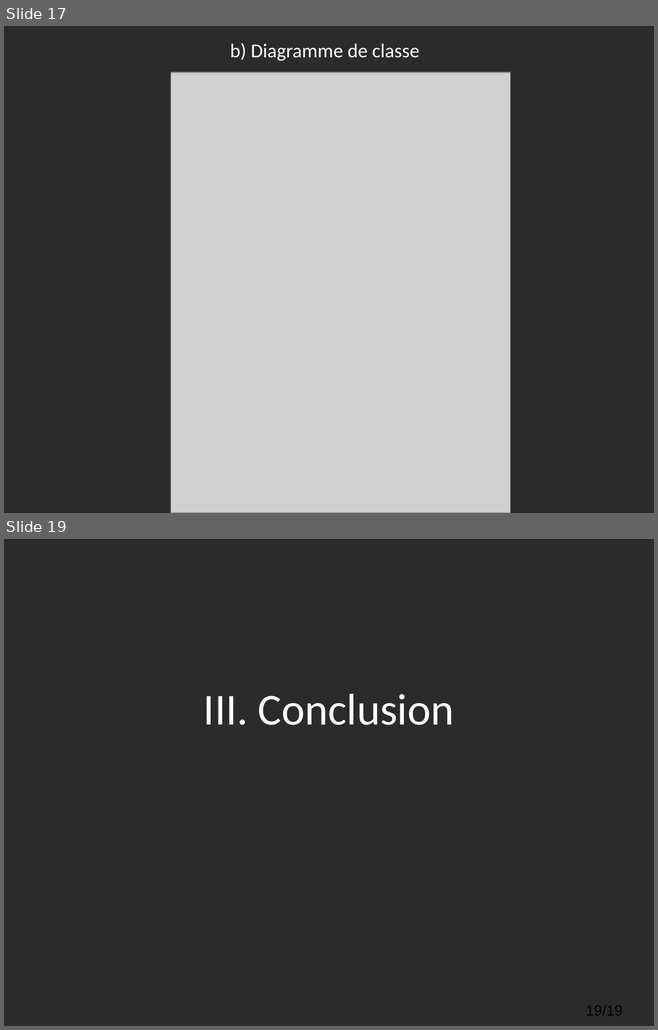
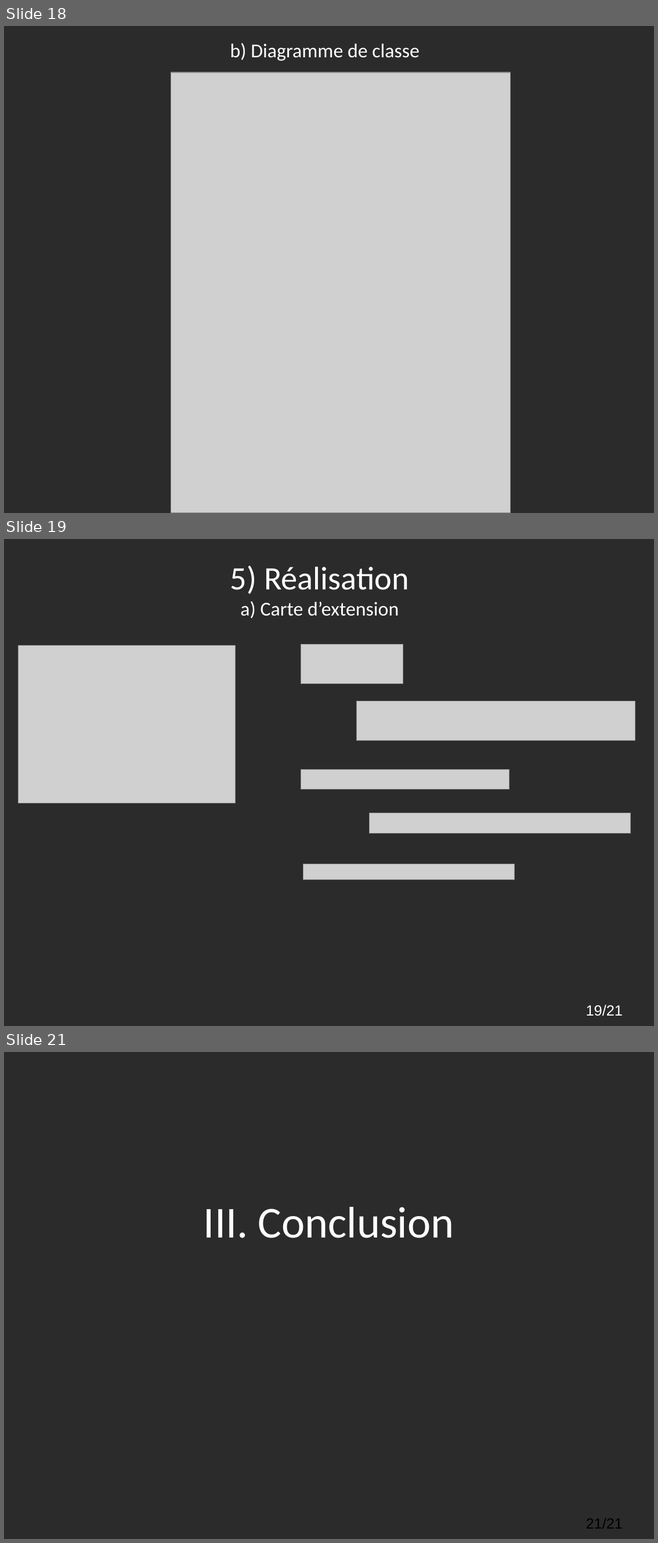
Before and after one commit to cbourgouin/Projet_Casier, a slide deck: Parties_Raspberry_Gaches/Diapo de revue/Revue de Projet Final Bourgouin Charly.odp. Shown one above the other, each under a label of ours: slides 17 and 19 before the commit, slides 18, 19 and 21 after it; the slides between them are not shown. The pictures are 658x1030 and 658x1543 pixels, drawn with LibreOffice and Linux fonts; fonts in the diff are those of the drawing; grey boxes stand for pictures; background and template pictures are left out; a plain dark background stands for a picture behind light text. Boxes give left, top, right and bottom in pixels: in the first picture for what was removed or moved away, otherwise in the second. Text is boxed around its words. In the diff, an @@ line names an element or a change of style, - is before the commit and + after.

```diff
--- a/Parties_Raspberry_Gaches/Diapo de revue/Revue de Projet Final Bourgouin Charly.odp
+++ b/Parties_Raspberry_Gaches/Diapo de revue/Revue de Projet Final Bourgouin Charly.odp
@@ slide 19 added at [4, 539, 654, 1026], background picture (left out) @@
@@ title added at [230, 566, 409, 618], 24 pt, text #FFFFFF @@
+5) Réalisation
+a) Carte d’extension
@@ picture added at [18, 646, 235, 803] @@
@@ picture added at [301, 645, 403, 684] @@
@@ picture added at [357, 702, 634, 741] @@
@@ picture added at [301, 769, 509, 790] @@
@@ picture added at [369, 813, 630, 834] @@
@@ picture added at [303, 864, 514, 879] @@
@@ page number added at [586, 1005, 623, 1016], 18 pt, text #FFFFFF @@
+19/21
@@ what was slide 17 is now slide 18 @@
@@ what was slide 19 is now slide 21 @@
@@ page number at [586, 1518, 623, 1529]: text changed @@
-19/19
+21/21
```
Also in this commit, not shown: 4 slides changed, 2 other slides added, 1 slide removed, 20 other files.
